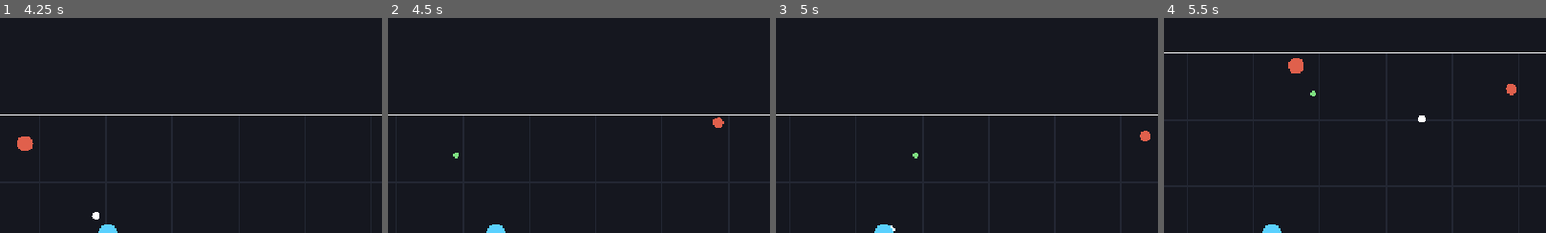
Above: before the commit, frames 1-4 (left to right).
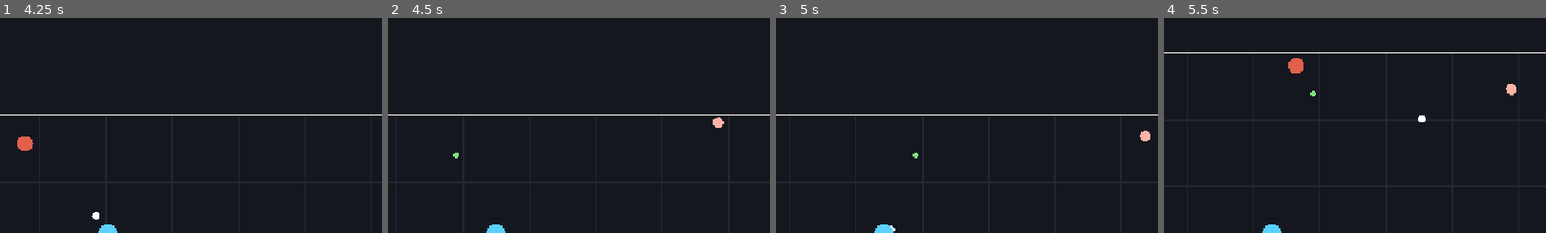
Above: after the commit, the same moments.

Repository: kimpro4214/100sec-corps
Game: Godot game, scene res://main_menu.tscn
Two runs of this game, one before a commit and one after it. Both use one fixed random seed, a clock stepped at 60 frames per second and the inputs below.
Inputs:
- Up to frame 1 (4.25 s): click "100초 군단 내가 키운 빌드가 다음 라운드의 적이 …" at 0.5 s; click "1. 마력탄 (탄막형) 가까운 적에게 탄환 발사 5레…" at 1.25 s; tap Enter at 2 s; hold W 2.03-3.53 s; tap 1 at 2.1, 2.85, 3.6 s; tap Space at 2.27, 3.02 s; hold A from 3.53 s (still down)
- Up to frame 2 (4.5 s): keep holding A; tap 1 at 4.35 s
- Up to frame 3 (5 s): keep holding A; tap Space at 4.52 s
- Up to frame 4 (5.5 s): release A at 5.03 s; hold S from 5.03 s (still down); tap 1 at 5.1 s; tap Space at 5.27 s
The pictures show only the part of the screen within x 36-86%, y 0-50%; the shares and areas given below are measured in that part.

Frame 1 is identical in both runs. In frame 2, 0.1% of the frame differs, in the area x 85-88%, y 46-52%; in frame 3, 0.1%; in frame 4, 0.1%, in the area x 89-93%, y 30-36%.

Commit message:
feat: 100초 군단 웨이브 경고와 새 적 표시 추가

Diff:
--- a/legion/game/legion_game.gd
+++ b/legion/game/legion_game.gd
@@ -13,6 +13,8 @@
 const COLOR_GEM := Color("7ee081")
 const COLOR_HOSTILE := Color("ff5d8f")
 const COLOR_BOSS := Color("d7263d")
+const COLOR_SWARMLING := Color("ffb3a7")
+const COLOR_BRUTE := Color("a4243b")
 const COLOR_POTION := Color("ff8fab")
 const COLOR_MAGNET := Color("8ecbff")
 const COLOR_AWAKEN := Color("ffe066")
@@ -226,6 +228,8 @@
 				effects.append({"kind": "bolt", "pos": event.pos, "radius": event.radius, "time": 0.25, "max": 0.25, "color": Color.WHITE})
 			"ghost":
 				_show_banner("%s 등장!" % event.label)
+			"wave":
+				_show_banner("웨이브: %s!" % event.name)
 			"boss_warning":
 				_show_banner("경고: 군단장이 접근합니다")
 			"boss":
@@ -429,6 +433,10 @@
 	match enemy.kind:
 		"runner":
 			color = COLOR_RUNNER
+		"swarmling":
+			color = COLOR_SWARMLING
+		"brute":
+			color = COLOR_BRUTE
 		"ghost":
 			color = COLOR_AWAKEN if sim.is_awakened(enemy.build) else COLOR_GHOST
 		"boss":
